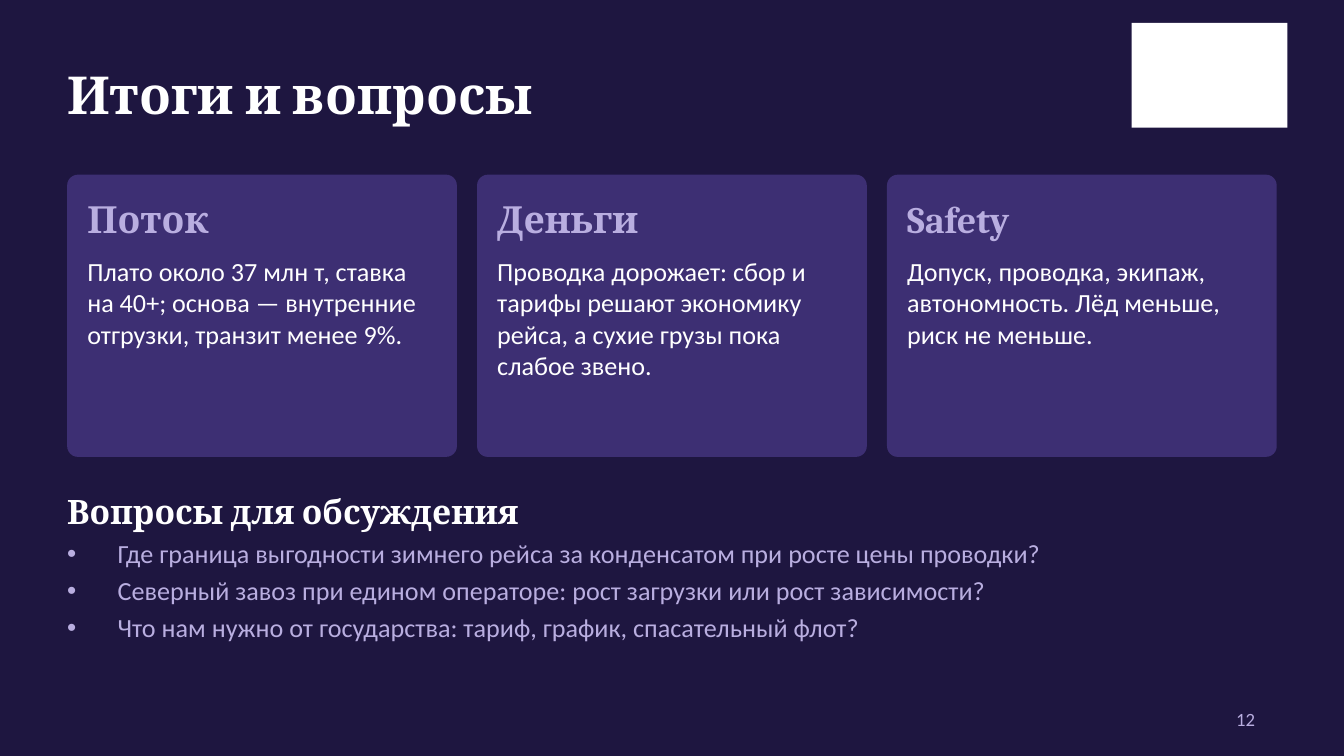
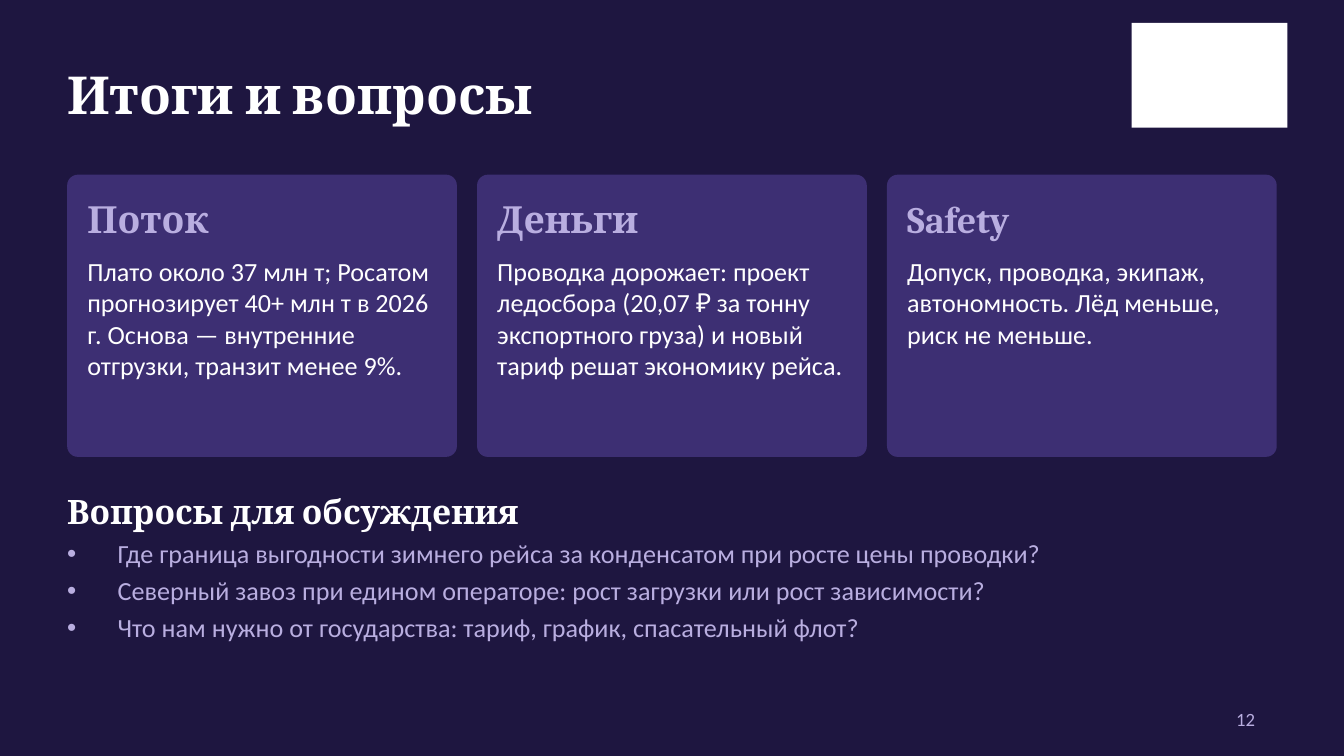
Before and after one commit to Mike-Pits/Arctic_presentation_2026_10_20, a slide deck: slide 12 of Arktika_dengi_i_bezopasnost.pptx. Drawn at 1344x756 pixels with LibreOffice and Linux fonts; fonts in the diff are those of the drawing; background and template pictures are left out. Boxes give left, top, right and bottom in pixels: in the first picture for what was removed or moved away, otherwise in the second. Text is boxed around its words. In the diff, an @@ line names an element or a change of style, - is before the commit and + after.

```diff
--- a/Arktika_dengi_i_bezopasnost.pptx
+++ b/Arktika_dengi_i_bezopasnost.pptx
@@ text at (x1=87, y1=264, x2=429, y2=380): text changed @@
-Плато около 37 млн т, ставка на 40+; основа — внутренние отгрузки, транзит менее 9%.
+Плато около 37 млн т; Росатом прогнозирует 40+ млн т в 2026 г. Основа — внутренние отгрузки, транзит менее 9%.
@@ text at (x1=497, y1=264, x2=842, y2=380): text changed @@
-Проводка дорожает: сбор и тарифы решают экономику рейса, а сухие грузы пока слабое звено.
+Проводка дорожает: проект ледосбора (20,07 ₽ за тонну экспортного груза) и новый тариф решат экономику рейса.
```
Also in this commit, not shown: 7 other slides changed, 3 other files.
